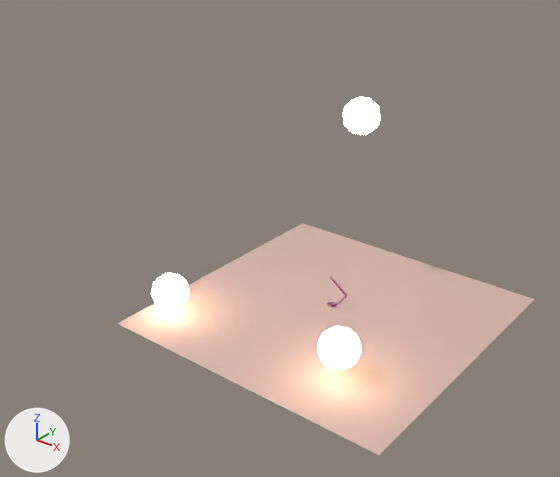
What one commit did to the Blender file katiyaHand.blend.
One viewpoint serves both versions: a 50 mm camera at (248.0, -365.0, 262.0) aimed at (-30.0, -17.0, 47.0). The lights are fixed; the arrows at lower left show +X, +Y and +Z.

Before the edit, the objects in view are built like this:
```python
me_icosphere_001 = bpy.data.meshes.new('Icosphere.001')
me_icosphere_001.from_pydata(...)  # an icosphere of 80 faces spanning x -0.95..0.95, y -1.0..1.0, z -1.0..1.0
me_icosphere_001.materials.append(mat_material_004)  # beige #e7ceab
me_plane = bpy.data.meshes.new('Plane')
me_plane.from_pydata([(-1.0, -1.0, 0.0), (1.0, -1.0, 0.0), (-1.0, 1.0, 0.0), (1.0, 1.0, 0.0)], [], [(0, 1, 3, 2)])
me_plane.materials.append(mat_material_003)  # pink #cfb2ab
me_plane_001 = bpy.data.meshes.new('Plane.001')
me_plane_001.from_pydata([(-1.0, -1.0, 0.0), (1.0, -1.0, 0.0), (-1.0, 1.0, 0.0), (1.0, 1.0, 0.0)], [], [(0, 1, 3, 2)])
me_plane_001.materials.append(mat_material_003)  # pink #cfb2ab
ob_icosphere_001 = bpy.data.objects.new('Icosphere.001', me_icosphere_001)
ob_icosphere_001.location = (-76.5, -70.7, 15.5)
ob_icosphere_001.scale = (12.4, 12.4, 12.4)
ob_plane = bpy.data.objects.new('Plane', me_plane)
ob_plane.location = (3.0, -4.4, -0.3)
ob_plane.scale = (97.2, 97.2, 97.2)
ob_plane_001 = bpy.data.objects.new('Plane.001', me_plane_001)
ob_plane_001.location = (-68.2, 6.9, 163.0)
ob_plane_001.rotation_euler = (-0.0983, -0.0367, 0.0617)  # degrees (-5.6, -2.1, 3.5)
ob_plane_001.scale = (97.2, 97.2, 97.2)
ob_plane_001.hide_viewport = True
# also in view: 'Icosphere.002' at (50.0, -64.0, 22.0); 'Icosphere' at (-9.0, 39.0, 118.0)
```
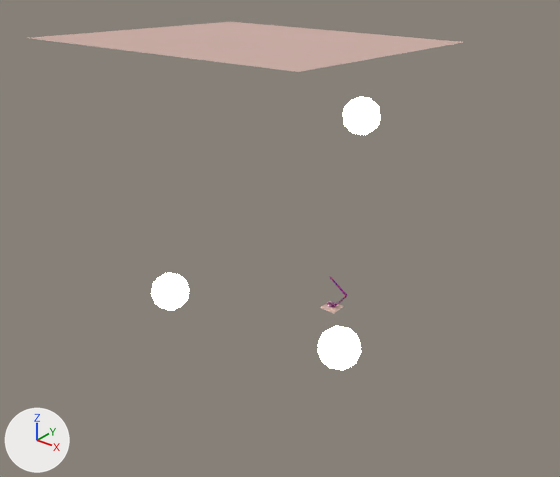
Edits to the scene script, one JSON object a line:
```json
{"block": "me_plane", "where": "me_plane.from_pydata(...)  # 4 vertices, 1 face; spans x -1.0..1.0, y -1.0..1.0, z 0.0"}
{"block": "me_plane", "where": "# used by ob_plane; location = (3.0, -4.4, -0.3); scale = (97.2, 97.2, 97.2)"}
{"block": "me_plane", "change": "me_plane part 1"}
{"op": "set", "path": "me_plane.vertices[0].co", "old": "(-1.0, -1.0, 0.0)", "new": "(-0.09, -0.02, 0.0)", "note": "pixel (117, 323) -> pixel (319, 307)"}
{"op": "set", "path": "me_plane.vertices[1].co", "old": "(1.0, -1.0, 0.0)", "new": "(0.03, -0.02, 0.0)", "note": "pixel (379, 455) -> pixel (334, 313)"}
{"op": "set", "path": "me_plane.vertices[2].co", "old": "(-1.0, 1.0, 0.0)", "new": "(-0.09, 0.1, 0.0)", "note": "pixel (302, 223) -> pixel (329, 300)"}
{"op": "set", "path": "me_plane.vertices[3].co", "old": "(1.0, 1.0, 0.0)", "new": "(0.03, 0.1, 0.0)", "note": "pixel (534, 299) -> pixel (344, 306)"}
{"op": "remove", "block": "ob_plane_001", "code": "ob_plane_001.hide_viewport = True"}
```

Changed parts and their boxes (x1, y1, x2, y2) in the pictures (560 x 477 px):
```json
{"object": "Plane", "change": "reshaped", "before": [117, 223, 535, 455], "after": [320, 301, 344, 313], "on screen": "94% narrower, 94% shorter"}
{"object": "Plane.001", "change": "shown", "after": [29, 22, 463, 72]}
```
